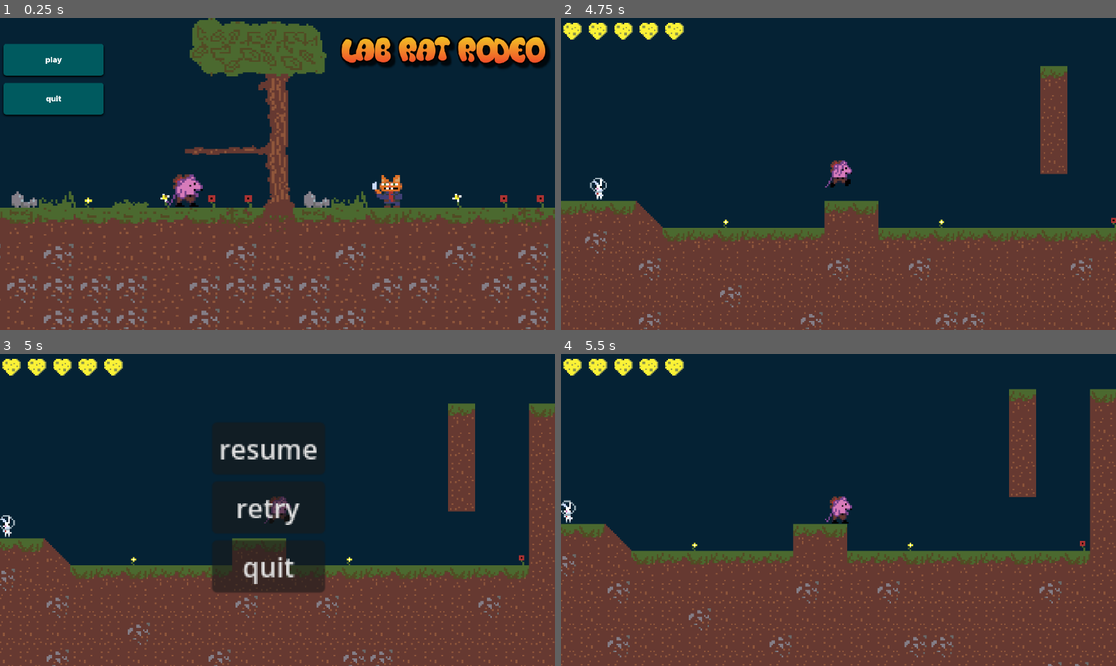
Above: before the commit, frames 1-4 (two rows, left to right).
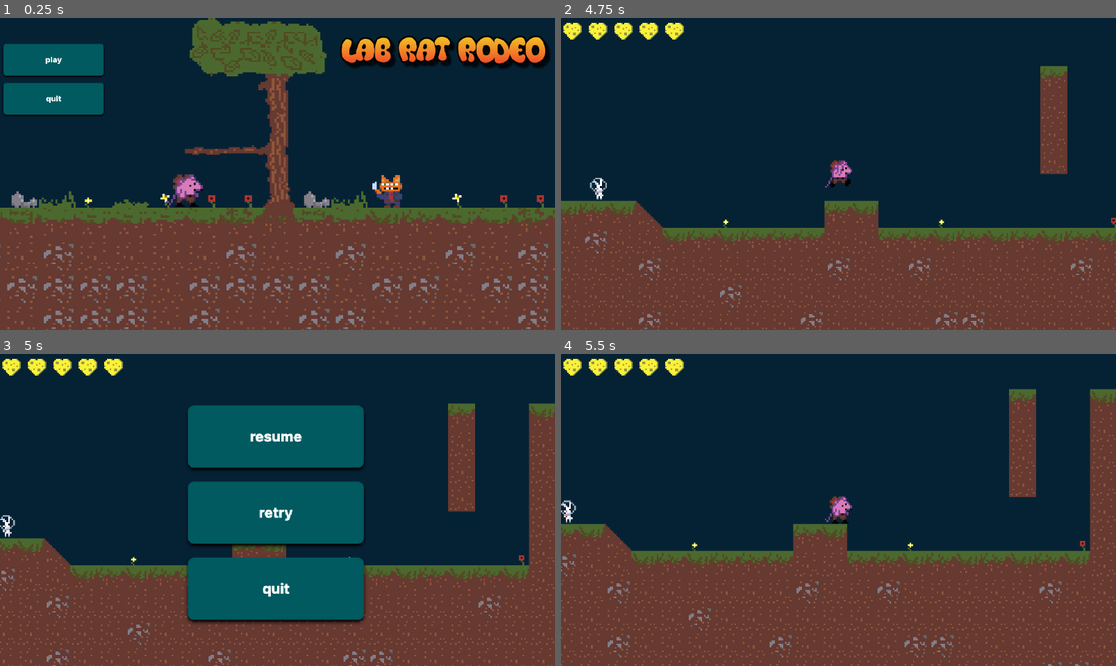
Above: after the commit, the same moments.

Repository: jyee0012/CMPT230-Game
Game: Godot game, scene res://Assets/Scenes/Levels/mainmenu.tscn
The game is run twice, just before and just after one commit, with the same random seed, the same clock (stepped at 60 frames per second) and the same inputs.
Inputs (mouse positions are in pixels of both pictures, inside the frame that each line leads up to; where the layout moved, square brackets give the same spot in the first picture):
- Up to frame 1 (0.25 s): no input
- Up to frame 2 (4.75 s): click (616, 61) at 0.5 s; tap Enter at 1.25 s; hold Right (right) 1.28-2.78 s; tap X (attack) at 1.35, 3.6 s; tap Space (jump) at 1.52, 2.27, 3.77, 4.52 s; tap Shift (dash) at 2.1, 4.35 s; hold Left (left) 2.78-3.53 s; tap A (grapple) at 2.85 s; hold Right (right) from 3.53 s (still down)
- Up to frame 3 (5 s): keep holding Right (right); tap Escape (pause) at 4.9 s
- Up to frame 4 (5.5 s): release Right (right) at 5 s; click (838, 438) [827, 447] at 5 s

Frames 1-2 are identical in both runs. In frame 3, 20% of the frame differs, in the area x 33-66%, y 16-87%; in frame 4, nothing differs.

Commit message:
updated pause ui
and some file management

Diff:
--- a/cmpt230-game/Assets/Scenes/Levels/mainLevel.tscn
+++ b/cmpt230-game/Assets/Scenes/Levels/mainLevel.tscn
@@ -58,16 +58,16 @@
 [node name="pause" parent="Player" instance=ExtResource("7_s777k")]
 visible = false
 z_index = 1
-anchors_preset = 8
-anchor_left = 0.5
-anchor_top = 0.5
-anchor_right = 0.5
-anchor_bottom = 0.5
-offset_left = -388.0
-offset_top = -520.0
-offset_right = -388.0
-offset_bottom = -520.0
-scale = Vector2(10, 10)
+anchors_preset = 1
+anchor_left = 1.0
+anchor_bottom = 0.0
+offset_left = 547.0
+offset_top = 697.0
+offset_right = 547.0
+offset_bottom = 697.0
+grow_horizontal = 0
+grow_vertical = 1
+scale = Vector2(7, 7)
 
 [node name="Environment" type="Node" parent="."]
 
--- a/cmpt230-game/Assets/Scenes/Levels/mainmenu.tscn
+++ b/cmpt230-game/Assets/Scenes/Levels/mainmenu.tscn
@@ -1,9 +1,9 @@
 [gd_scene load_steps=6 format=3 uid="uid://b5tgwo4wxqrup"]
 
 [ext_resource type="Script" path="res://Assets/Scenes/Levels/mainmenu.gd" id="1_kmmtg"]
-[ext_resource type="Texture2D" uid="uid://bdof82f1x75i1" path="res://Assets/Sprites/Screenshot 2024-11-28 215202.png" id="2_enr6o"]
+[ext_resource type="Texture2D" uid="uid://bdof82f1x75i1" path="res://Assets/ui/Screenshot 2024-11-28 215202.png" id="2_enr6o"]
 [ext_resource type="Texture2D" uid="uid://dh4ea6cin7230" path="res://Assets/Sprites/menu icons/play.png" id="3_hd4u8"]
-[ext_resource type="Texture2D" uid="uid://55eqldkksnhj" path="res://Assets/Sprites/cooltext470855373178234.png" id="3_v4jce"]
+[ext_resource type="Texture2D" uid="uid://55eqldkksnhj" path="res://Assets/ui/cooltext470855373178234.png" id="3_v4jce"]
 [ext_resource type="Texture2D" uid="uid://y8ymnql6nvxk" path="res://Assets/Sprites/menu icons/quit.png" id="4_qxsjw"]
 
 [node name="menu" type="Control"]
--- a/cmpt230-game/Assets/Scenes/Levels/pause.tscn
+++ b/cmpt230-game/Assets/Scenes/Levels/pause.tscn
@@ -1,6 +1,9 @@
-[gd_scene load_steps=2 format=3 uid="uid://iya2yt76odmm"]
+[gd_scene load_steps=5 format=3 uid="uid://dx1bvtiuor7m6"]
 
 [ext_resource type="Script" path="res://Assets/Scenes/Levels/pause.gd" id="1_r4mp0"]
+[ext_resource type="Texture2D" uid="uid://cx0reyamtgjh3" path="res://Assets/ui/resume.png" id="2_e2jjf"]
+[ext_resource type="Texture2D" uid="uid://bjevscjwb3wg3" path="res://Assets/ui/retry.png" id="3_i384r"]
+[ext_resource type="Texture2D" uid="uid://c4f0jv0qanoy8" path="res://Assets/ui/quit.png" id="4_kgyrj"]
 
 [node name="pause" type="Control"]
 layout_mode = 3
@@ -12,24 +15,37 @@
 script = ExtResource("1_r4mp0")
 
 [node name="MarginContainer" type="MarginContainer" parent="."]
-layout_mode = 0
-offset_right = 40.0
-offset_bottom = 40.0
+layout_mode = 1
+anchors_preset = 8
+anchor_left = 0.5
+anchor_top = 0.5
+anchor_right = 0.5
+anchor_bottom = 0.5
+offset_left = -159.0
+offset_top = -191.5
+offset_right = 159.0
+offset_bottom = 191.5
+grow_horizontal = 2
+grow_vertical = 2
+scale = Vector2(0.5, 0.5)
 
 [node name="VBoxContainer" type="VBoxContainer" parent="MarginContainer"]
 layout_mode = 2
 
 [node name="resume" type="Button" parent="MarginContainer/VBoxContainer"]
 layout_mode = 2
-text = "resume"
+icon = ExtResource("2_e2jjf")
+flat = true
 
 [node name="retry" type="Button" parent="MarginContainer/VBoxContainer"]
 layout_mode = 2
-text = "retry"
+icon = ExtResource("3_i384r")
+flat = true
 
 [node name="quit" type="Button" parent="MarginContainer/VBoxContainer"]
 layout_mode = 2
-text = "quit"
+icon = ExtResource("4_kgyrj")
+flat = true
 
 [connection signal="pressed" from="MarginContainer/VBoxContainer/resume" to="." method="_on_resume_pressed"]
 [connection signal="pressed" from="MarginContainer/VBoxContainer/retry" to="." method="_on_retry_pressed"]
Not shown: 2 places in cmpt230-game/Assets/Scenes/Levels/mainLevel.tscn that only renumber resources
Not shown: 1 places in cmpt230-game/Assets/Scenes/Levels/testlevel.tscn that only renumber resources
Renamed: cmpt230-game/Assets/Sprites/Screenshot 2024-11-28 215202.png -> cmpt230-game/Assets/ui/Screenshot 2024-11-28 215202.png
Not shown, added: cmpt230-game/Assets/ui/Screenshot 2024-11-28 215202.png.import
Renamed: cmpt230-game/Assets/Sprites/cooltext470855373178234.png -> cmpt230-game/Assets/ui/cooltext470855373178234.png
Not shown, added: cmpt230-game/Assets/ui/cooltext470855373178234.png.import
Binary file added: cmpt230-game/Assets/ui/play.png
Not shown, changed: cmpt230-game/Assets/ui/play.png.import
Binary file added: cmpt230-game/Assets/ui/quit.png
Not shown, added: cmpt230-game/Assets/ui/quit.png.import
Binary file added: cmpt230-game/Assets/ui/resume.png
Not shown, changed: cmpt230-game/Assets/ui/resume.png.import
(and 2 more such lines)
